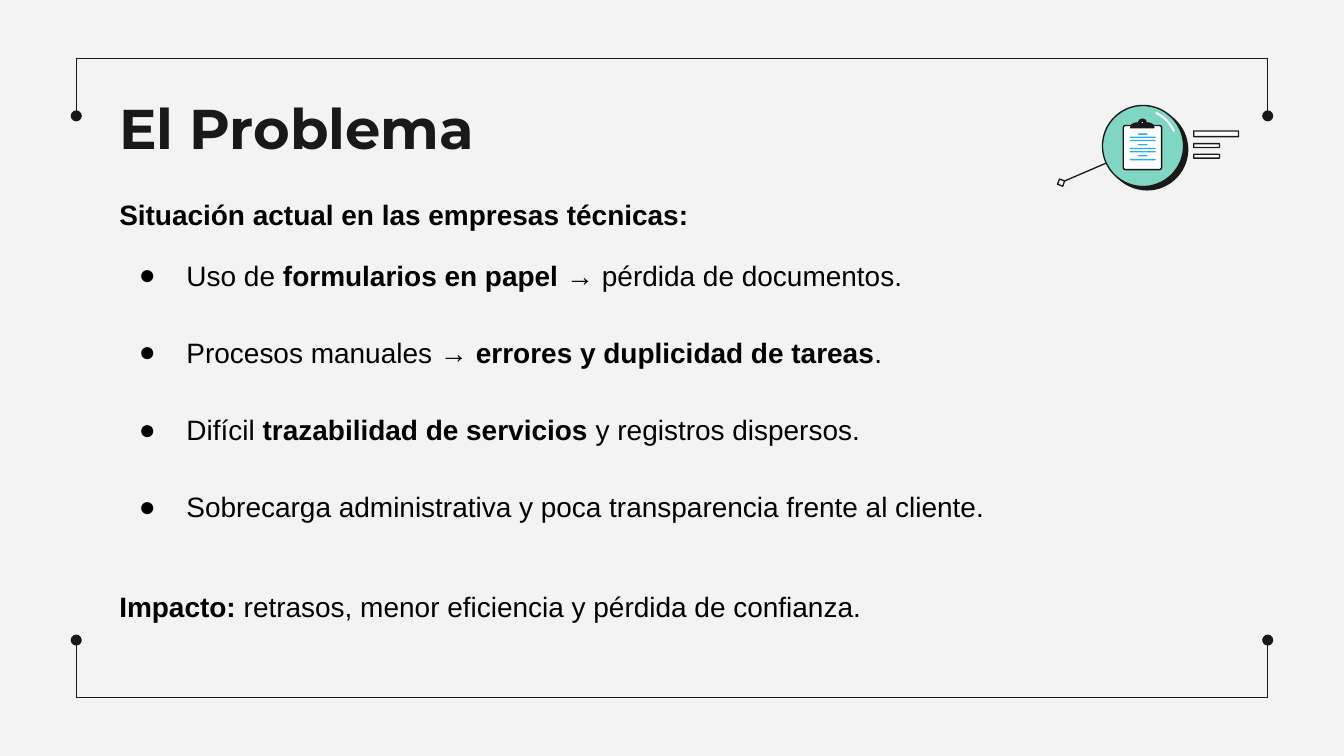
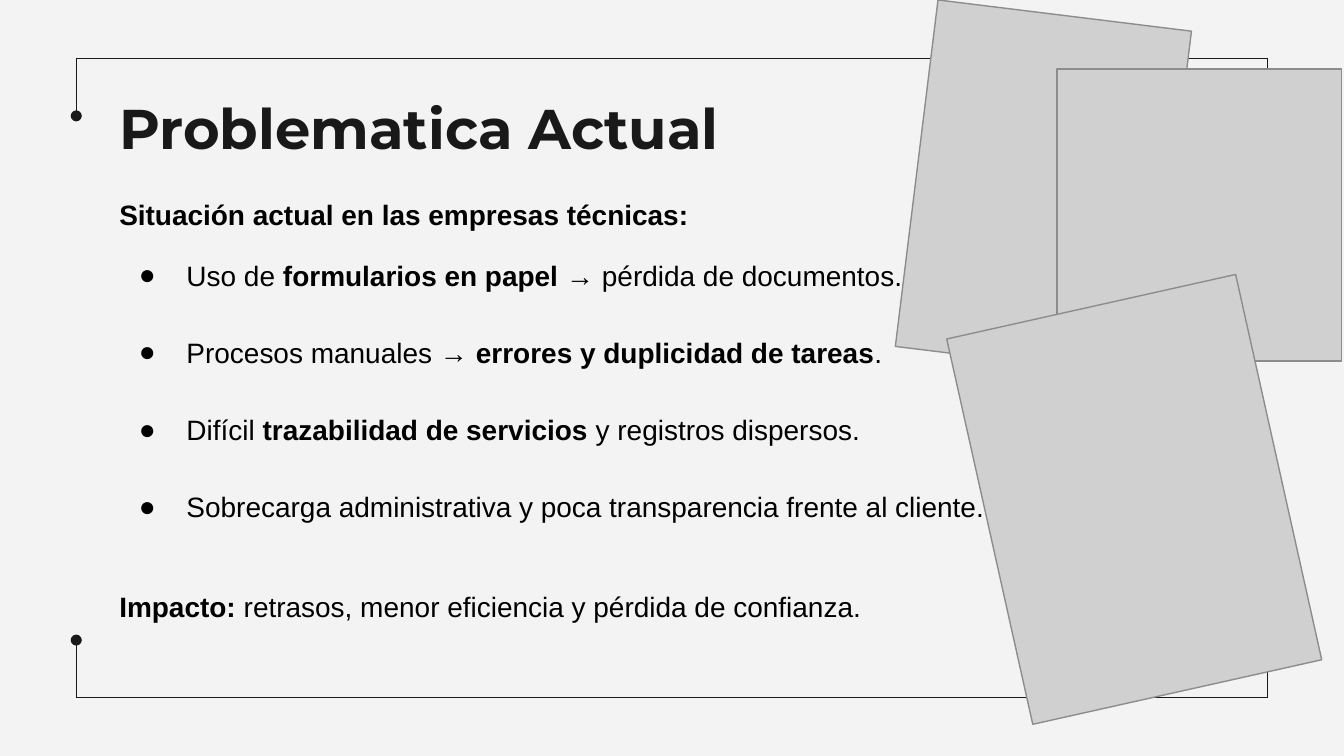
Before and after one commit to NitsugaXD/ReportaMas-, a slide deck: slide 3 of Fase 2/Evidencias Proyecto/PRESENTACION PROYECTO.pptx (slide 2 before the commit). Drawn at 1344x756 pixels with LibreOffice and Linux fonts; fonts in the diff are those of the drawing; grey boxes stand for pictures. Boxes give left, top, right and bottom in pixels: in the first picture for what was removed or moved away, otherwise in the second. Text is boxed around its words. In the diff, an @@ line names an element or a change of style, - is before the commit and + after.

```diff
--- a/Fase 2/Evidencias Proyecto/PRESENTACION PROYECTO.pptx
+++ b/Fase 2/Evidencias Proyecto/PRESENTACION PROYECTO.pptx
@@ picture added at (x1=895, y1=1, x2=1191, y2=378) @@
@@ picture added at (x1=1056, y1=69, x2=1341, y2=360) @@
@@ title at (x1=119, y1=105, x2=719, y2=150): text changed @@
-El Problema
+Problematica Actual
@@ group removed at (x1=1062, y1=105, x2=1239, y2=190): 29 freeform shapes @@
@@ picture added at (x1=947, y1=275, x2=1322, y2=725) @@
```
Also in this commit, not shown: 7 other slides changed, 2 slides added, 2 slides removed, 14 other files.
